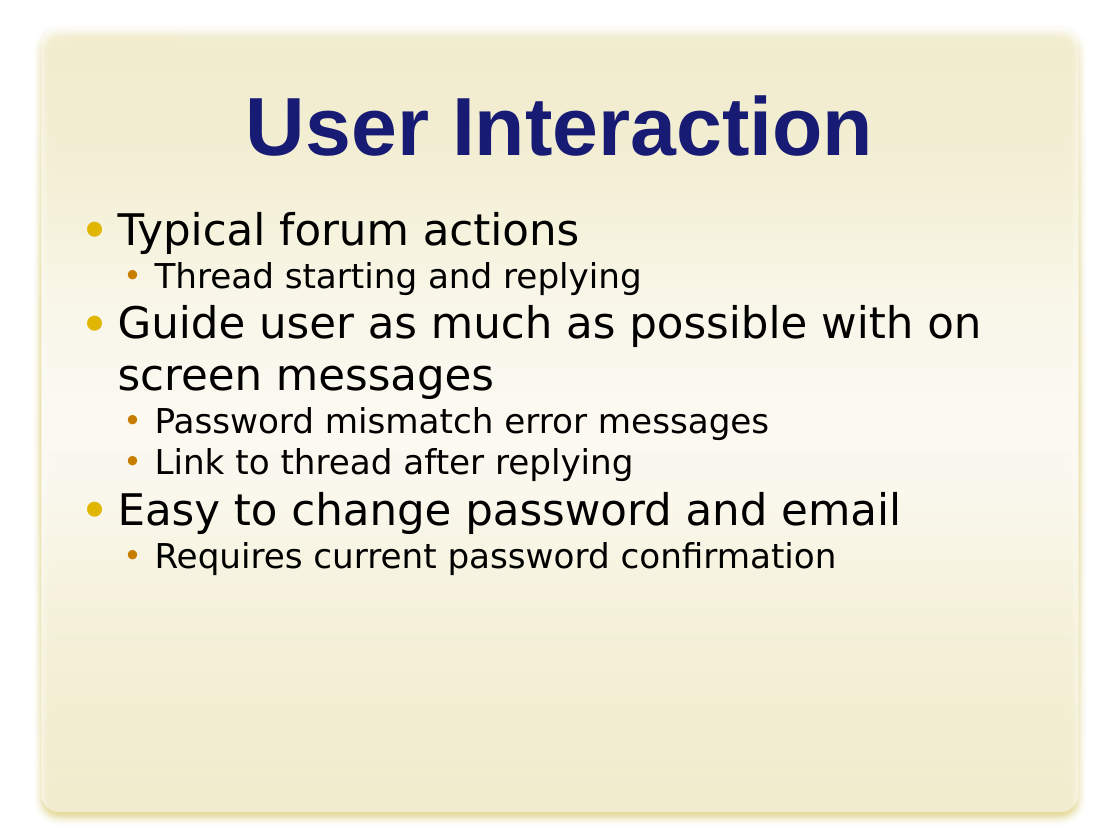
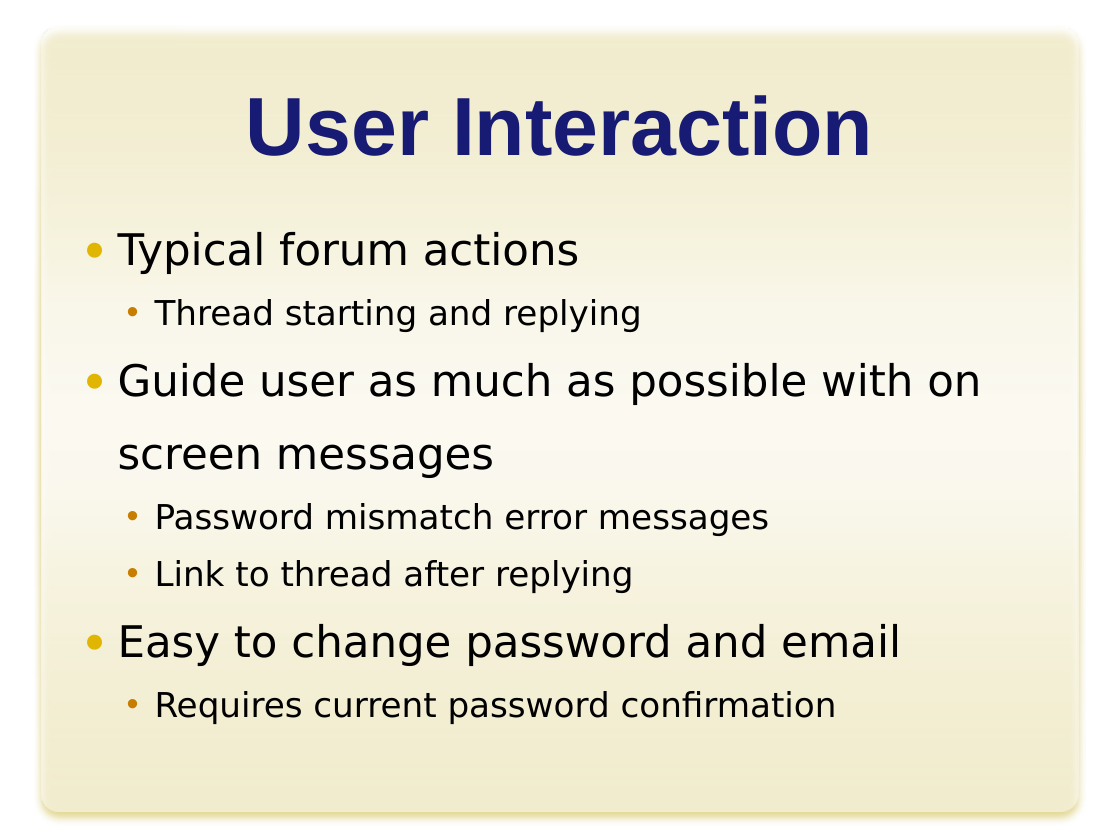
Before and after one commit to yokeholy/jin-jason-forum, a slide deck: slide 5 of J2_Forum.pptx. Drawn at 1120x840 pixels with LibreOffice and Linux fonts; fonts in the diff are those of the drawing; background and template pictures are left out. Boxes give left, top, right and bottom in pixels: in the first picture for what was removed or moved away, otherwise in the second. Text is boxed around its words. In the diff, an @@ line names an element or a change of style, - is before the commit and + after.

```diff
--- a/J2_Forum.pptx
+++ b/J2_Forum.pptx
@@ text "Typical forum actions" at <box>118,232,981,724</box>: line spacing 1 to 1.4 @@
```
Also in this commit, not shown: 5 other slides changed.
